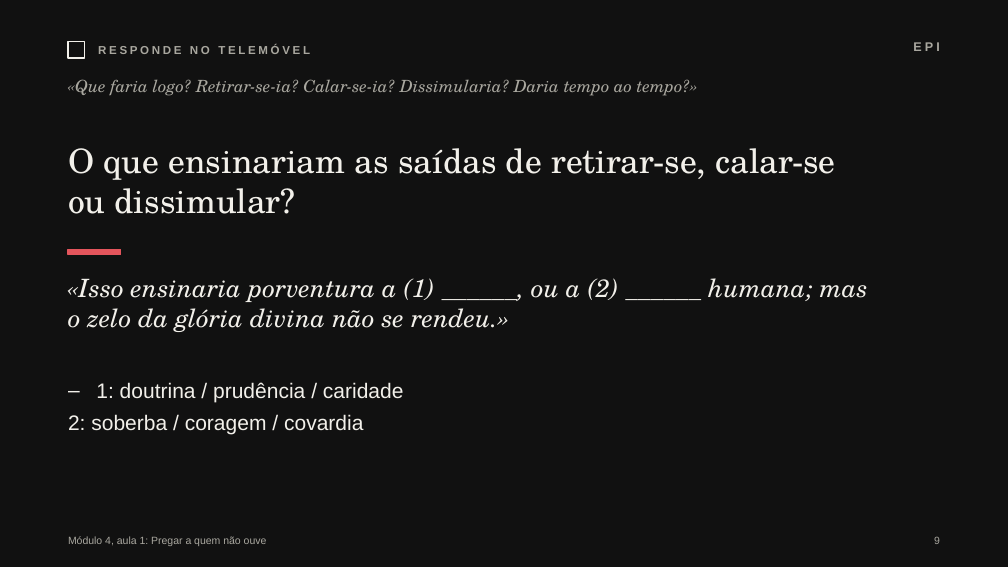
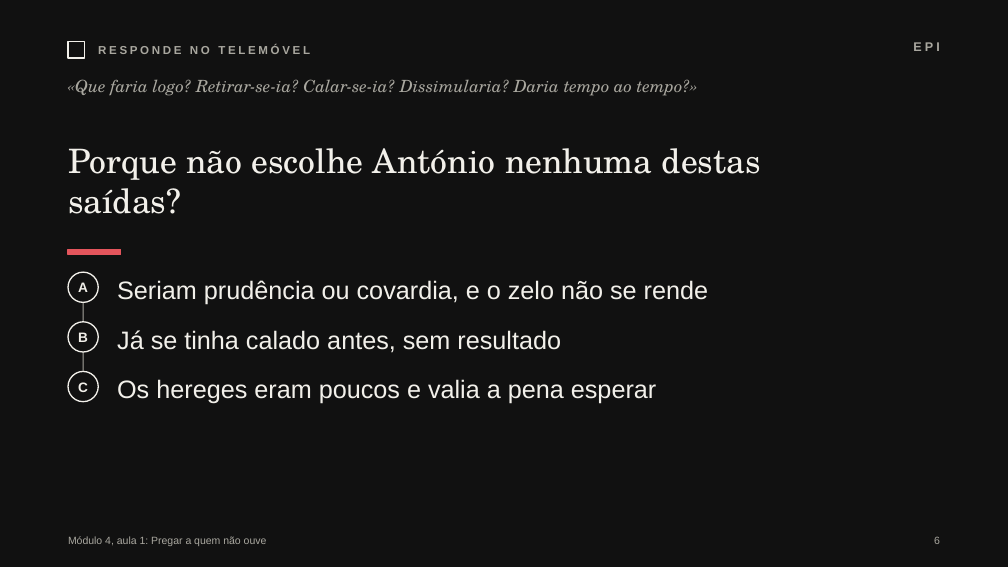
Before and after one commit to pedrohfernandes-klk/pt, a slide deck: slide 6 of m4/diapositivos/aula-01-f01.pptx (slide 9 before the commit). Drawn at 1008x567 pixels with LibreOffice and Linux fonts; fonts in the diff are those of the drawing. Boxes give left, top, right and bottom in pixels: in the first picture for what was removed or moved away, otherwise in the second. Text is boxed around its words. In the diff, an @@ line names an element or a change of style, - is before the commit and + after.

```diff
--- a/m4/diapositivos/aula-01-f01.pptx
+++ b/m4/diapositivos/aula-01-f01.pptx
@@ text at (x1=68, y1=148, x2=761, y2=214): text changed @@
-O que ensinariam as saídas de retirar-se, calar-se ou dissimular?
+Porque não escolhe António nenhuma destas saídas?
@@ ellipse added at (x1=68, y1=272, x2=98, y2=302), fill #111111, outline #F2F0EA 1.25 pt @@
@@ text added at (x1=78, y1=282, x2=88, y2=292), 13 pt, text #F2F0EA, bold @@
+A
@@ line added from (83, 287) to (83, 386), #A9A79F 1 pt @@
@@ text at (x1=117, y1=280, x2=708, y2=305): text changed; font TeX Gyre Schola to Arial; italic off @@
-«Isso ensinaria porventura a (1) ______, ou a (2) ______ humana; mas o zelo da glória divina não se rendeu.»
+Seriam prudência ou covardia, e o zelo não se rende
@@ ellipse added at (x1=68, y1=322, x2=98, y2=352), fill #111111, outline #F2F0EA 1.25 pt @@
@@ text added at (x1=78, y1=332, x2=88, y2=342), 13 pt, text #F2F0EA, bold @@
+B
@@ text added at (x1=117, y1=330, x2=561, y2=353), 24 pt, text #F2F0EA @@
+Já se tinha calado antes, sem resultado
@@ text removed at (x1=68, y1=382, x2=404, y2=434) @@
-– 1: doutrina / prudência / caridade
-2: soberba / coragem / covardia
@@ ellipse added at (x1=68, y1=371, x2=98, y2=402), fill #111111, outline #F2F0EA 1.25 pt @@
@@ text added at (x1=78, y1=382, x2=88, y2=392), 13 pt, text #F2F0EA, bold @@
+C
@@ text added at (x1=117, y1=379, x2=656, y2=404), 24 pt, text #F2F0EA @@
+Os hereges eram poucos e valia a pena esperar
```
Also in this commit, not shown: 18 other slides changed, 11 slides added, 6 slides removed, 7 other files.
